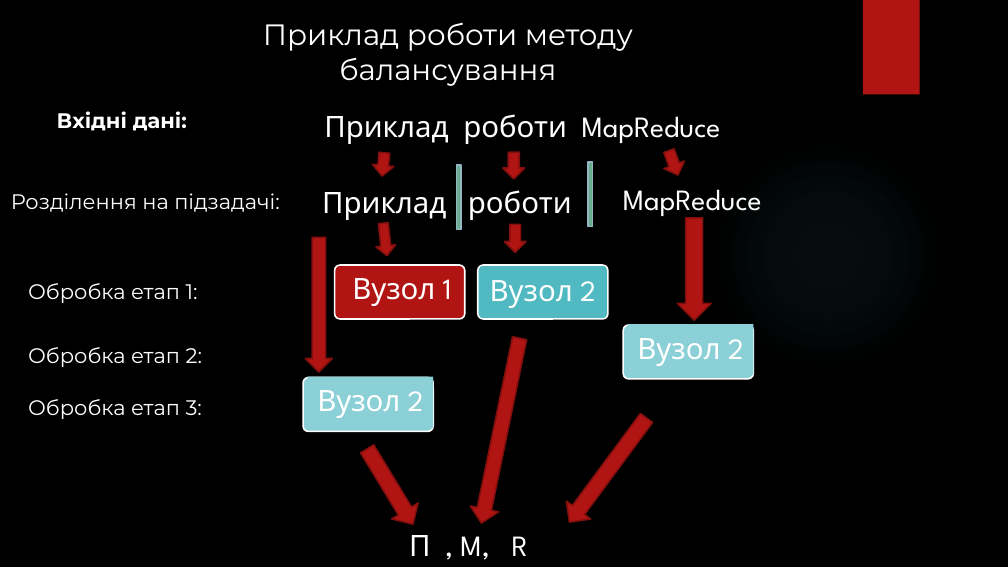
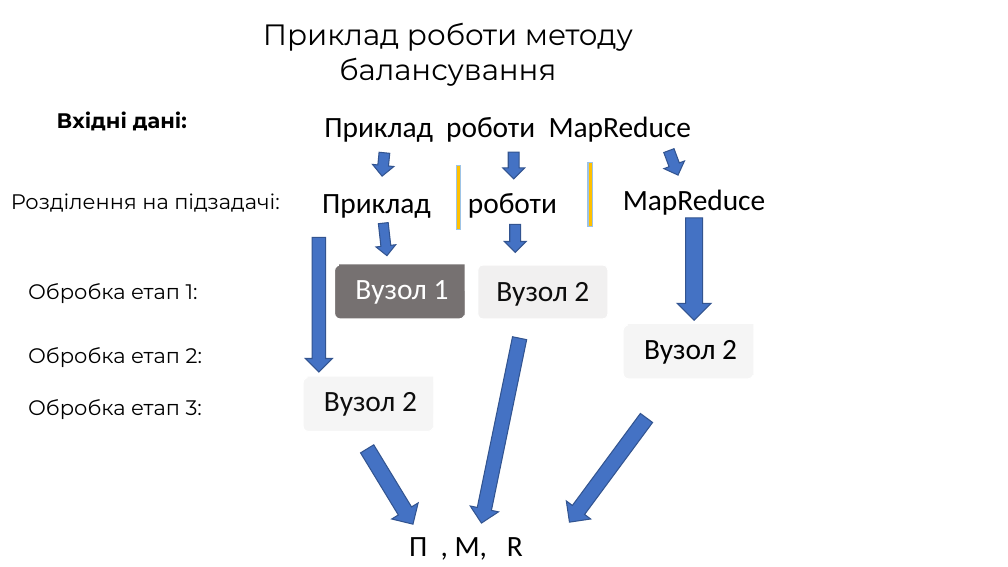
Before and after one commit to PavlezT/Reckon, a slide deck: slide 10 of documents/Супер_захист_ПавленкоВ.М.pptx (slide 9 before the commit). Drawn at 1008x567 pixels with LibreOffice and Linux fonts; fonts in the diff are those of the drawing; background and template pictures are left out. Boxes give left, top, right and bottom in pixels: in the first picture for what was removed or moved away, otherwise in the second. Text is boxed around its words. In the diff, an @@ line names an element or a change of style, - is before the commit and + after.

```diff
--- a/documents/Супер_захист_ПавленкоВ.М.pptx
+++ b/documents/Супер_захист_ПавленкоВ.М.pptx
@@ background picture (left out) to #FFFFFF @@
@@ rectangle removed at [863, 0, 920, 95] @@
@@ ellipse removed at [712, 138, 944, 371] @@
@@ rectangle at [457, 166, 461, 230]: fill #6AAC90 to #FFC000; outline #95B6C5 1.5 pt to #9DC3E6 1 pt @@
@@ rectangle at [588, 163, 593, 227]: fill #6AAC90 to #FFC000; outline #95B6C5 1.5 pt to #9DC3E6 1 pt @@
@@ rounded rectangle at [335, 265, 465, 319]: fill #B01513 to #767171; outline #FFFFFF 1.5 pt to #FFFFFF 1 pt @@
@@ rectangle "Вузол 1": place and size @@
-rectangle "Вузол 1" at [352, 278, 452, 306]
+rectangle "Вузол 1" at [340, 265, 465, 315]
@@ rectangle "Вузол 1" at [340, 265, 465, 315]: font League Spartan to Calibri; fill none to #767171 @@
@@ rounded rectangle at [478, 265, 608, 319]: fill #50B9C1 to #F1F0F0; outline #FFFFFF 1.5 pt to #FFFFFF 1 pt @@
@@ rectangle "Вузол 2" at [480, 267, 606, 318]: font League Spartan to Calibri, text colour #FFFFFF to #0D0D0D; fill #50B9C1 to #F1F0F0 @@
@@ rounded rectangle at [623, 325, 753, 379]: fill #8AD0D6 to #F5F5F5; outline #FFFFFF 1.5 pt to #FFFFFF 1 pt @@
@@ rectangle "Вузол 2" at [628, 324, 753, 375]: font League Spartan to Calibri, text colour #FFFFFF to #000000; fill #8AD0D6 to #F5F5F5 @@
@@ rounded rectangle at [303, 377, 433, 431]: fill #8AD0D6 to #F5F5F5; outline #FFFFFF 1.5 pt to #FFFFFF 1 pt @@
@@ rectangle "Вузол 2" at [308, 377, 433, 427]: font League Spartan to Calibri, text colour #FFFFFF to #0D0D0D; fill #8AD0D6 to #F5F5F5 @@
@@ text colour #FFFFFF to #000000 in 6 elements at [263, 23, 633, 86], [57, 111, 187, 131], [11, 193, 280, 212], [28, 283, 198, 303], [28, 347, 202, 367], [28, 399, 202, 419] @@
@@ fill #B01513 to #4472C4; outline #82100E 1.5 pt to #325491 1 pt in 10 elements at [372, 152, 395, 177], [503, 152, 525, 178], [658, 147, 688, 179], [373, 222, 396, 257], [504, 225, 526, 253], [678, 218, 712, 320], [467, 336, 534, 527], [557, 409, 659, 531], [306, 237, 333, 372], [354, 441, 427, 532] @@
@@ font League Spartan to Calibri, text colour #FFFFFF to #000000 in 5 elements at [324, 116, 691, 142], [322, 194, 431, 218], [468, 193, 557, 218], [623, 189, 765, 218], [409, 537, 523, 560] @@
```
Also in this commit, not shown: 12 other slides changed, 7 slides added, 4 slides removed, 2 other files.
